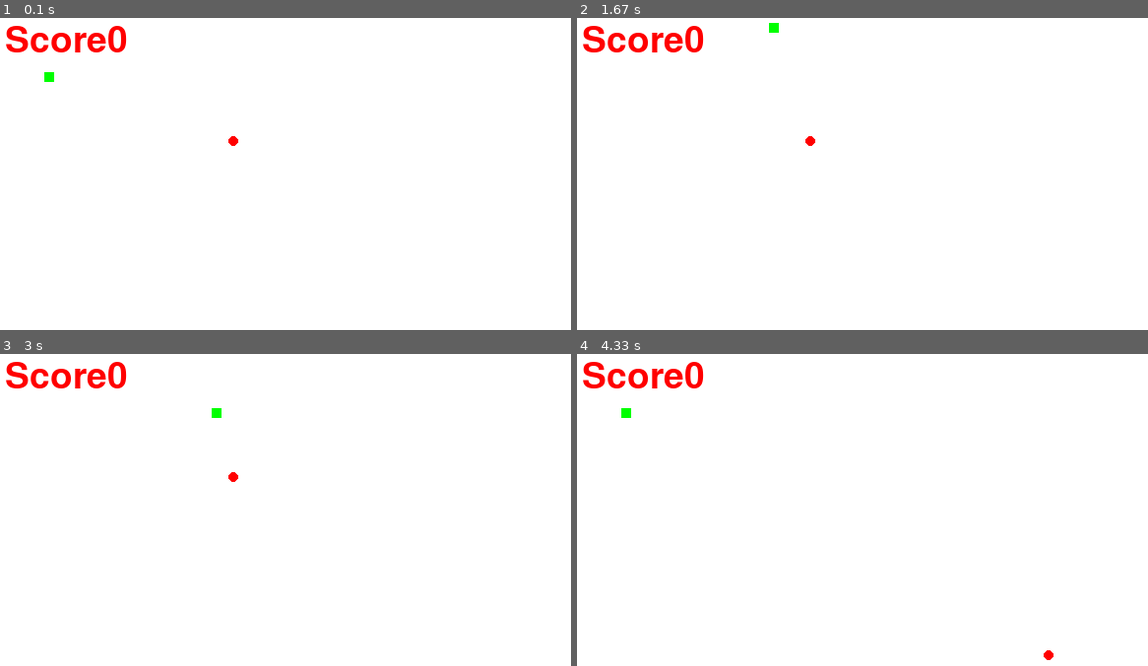
Above: before the commit, frames 1-4 (two rows, left to right).
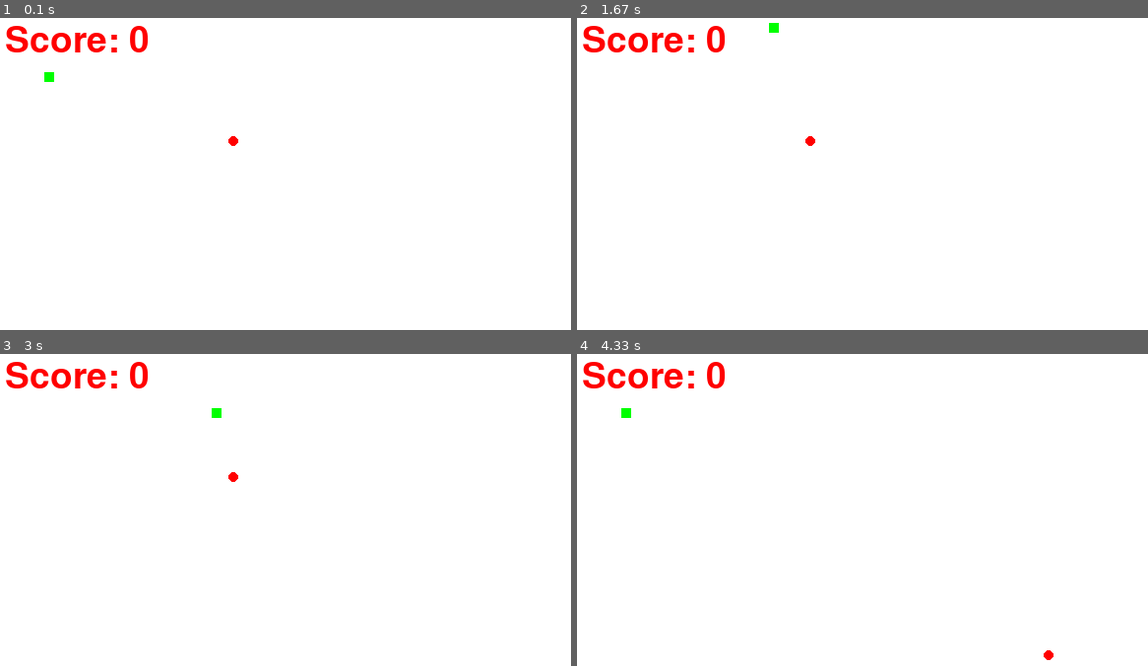
Above: after the commit, the same moments.

Repository: yatharth811/snakes-pygame
Game: pygame game, started from snakes.py
The game is run twice, just before and just after one commit, with the same random seed, the same clock (stepped at 60 frames per second) and the same inputs.
Inputs:
- Up to frame 1 (0.1 s): no input
- Up to frame 2 (1.67 s): hold Right 0.33-0.8 s; hold Up 0.83-1.13 s; hold Right 1.17-1.63 s
- Up to frame 3 (3 s): hold Down 2.23-2.53 s; hold Left 2.57-2.97 s
- Up to frame 4 (4.33 s): hold Up 3-3.37 s; hold Right 3.4-4.03 s; tap Enter at 4.07 s

The runs differ from the first frame. In frame 1, 0.4% of the frame differs, in the area x 18-27%, y 2-12%; in frame 2, 0.4%; in frame 3, 0.4%; in frame 4, 0.4%.

Commit message:
Update snakes.py

Diff:
--- a/snakes.py
+++ b/snakes.py
@@ -2,12 +2,12 @@
 import pygame
 import random
 
-from pygame.constants import KEYDOWN
-
 #define colors
-white = (255,255,255)
+white = (255, 255, 255)
 red = (255, 0, 0)
 green = (0, 255, 0)
+black = (0, 0, 0)
+yellow = (255, 255, 0)
 pygame.init()
 pygame.mixer.init()
 pygame.mixer.music.load('bg.mp3')
@@ -78,26 +78,21 @@
                         prevkey1 = pygame.K_RIGHT
                         velocity_x=vel
                         velocity_y=0
-                        # snake_x=snake_x+velocity_x
-
 
                     if event.key == pygame.K_LEFT and (prevkey1==pygame.K_UP or prevkey1==pygame.K_DOWN):
                         prevkey1 = pygame.K_LEFT
                         velocity_x=-vel
                         velocity_y=0
-                        # snake_x=snake_x+velocity_x
 
                     if event.key == pygame.K_UP and (prevkey1==pygame.K_LEFT or prevkey1==pygame.K_RIGHT):
                         prevkey1 = pygame.K_UP
                         velocity_x=0
                         velocity_y=-vel
-                        # snake_y=snake_y+velocity_y
 
                     if event.key == pygame.K_DOWN and (prevkey1==pygame.K_LEFT or prevkey1==pygame.K_RIGHT):
                         prevkey1 = pygame.K_DOWN
                         velocity_x=0
                         velocity_y=vel
-                        # snake_y=snake_y+velocity_y
 
             snake_x += velocity_x
             snake_y += velocity_y
@@ -111,7 +106,7 @@
 
 
             gameWindow.fill(white)
-            text_screen('Score' + str(score), red, 5, 5)
+            text_screen('Score: ' + str(score), red, 5, 5)
             pygame.draw.circle(gameWindow, red, [food_x, food_y], 5)
             #Snake Head
             head=[]
@@ -126,7 +121,6 @@
 
             if snake_x<0 or snake_x>screen_width or snake_y<0 or snake_y>screen_length:
                 game_over = True
-            # pygame.draw.rect(gameWindow, green, [ snake_x, snake_y, snake_size, snake_size])
 
             plot_snake(gameWindow, green, snake_list, snake_size)
 
